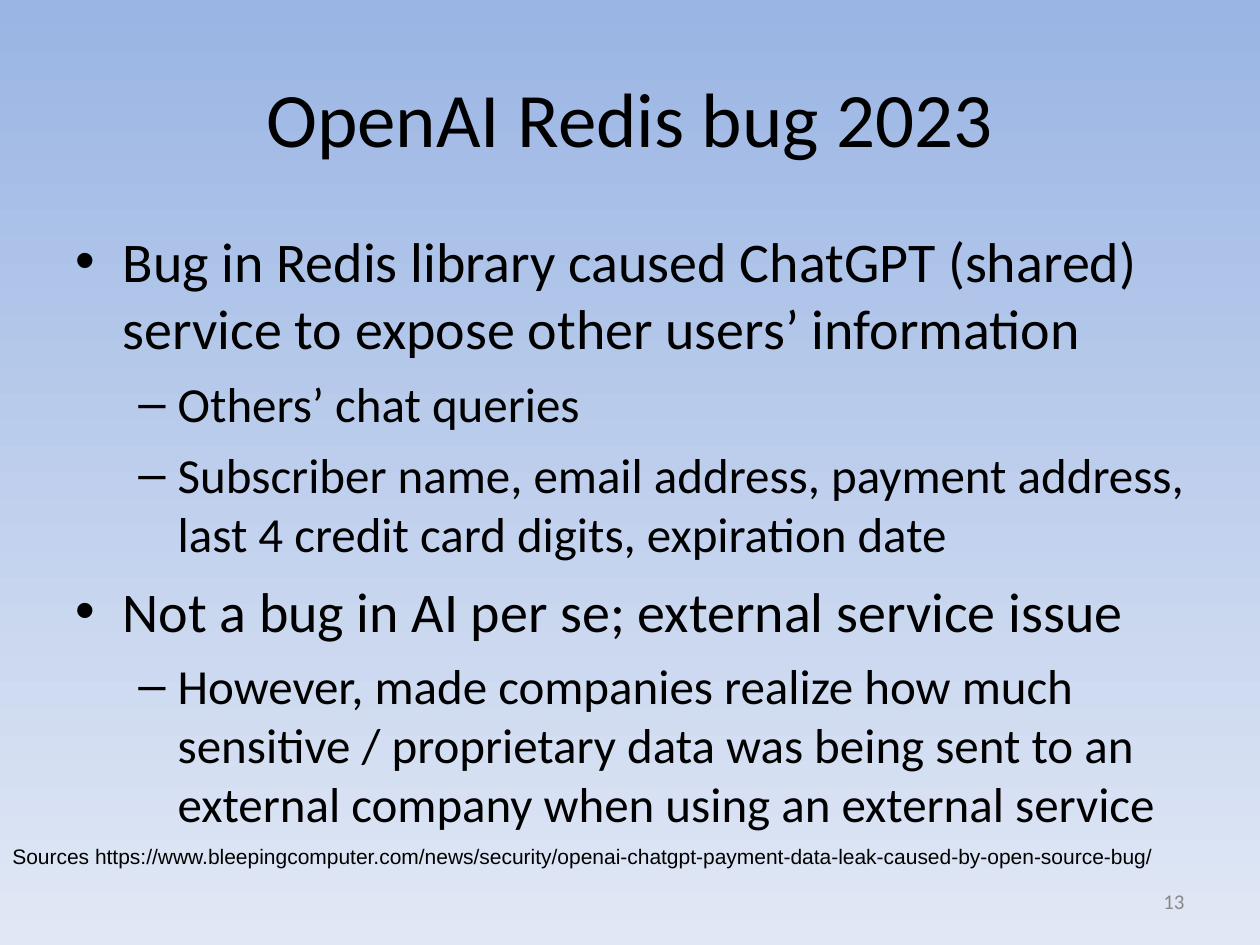
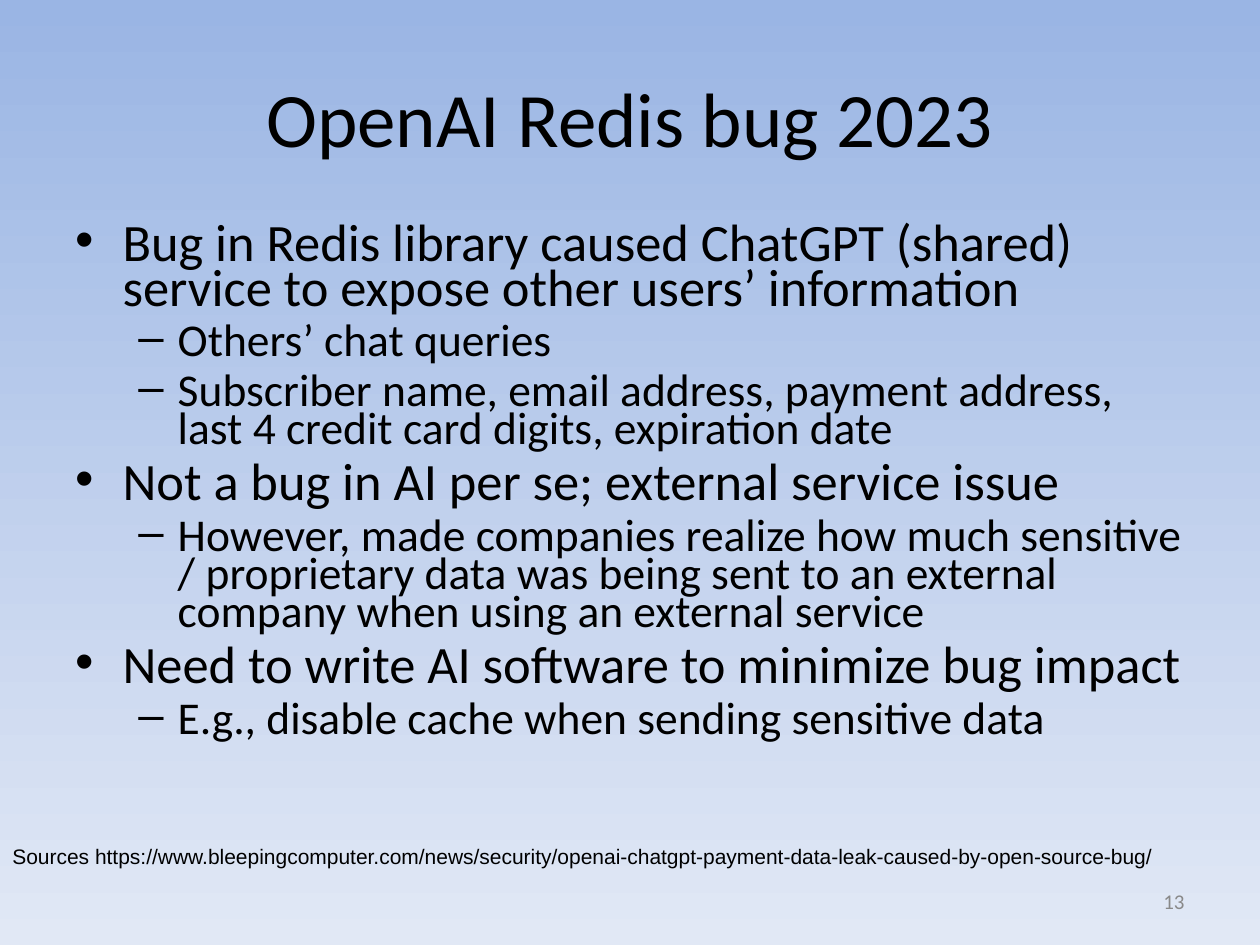
Before and after one commit to david-a-wheeler/david-a-wheeler.github.io, a slide deck: slide 13 of secure-class/presentations/Secure-Software-10-Misc.ppt. Drawn at 1260x945 pixels with LibreOffice and Linux fonts; fonts in the diff are those of the drawing. Boxes give left, top, right and bottom in pixels: in the first picture for what was removed or moved away, otherwise in the second. Text is boxed around its words. In the diff, an @@ line names an element or a change of style, - is before the commit and + after.

```diff
--- a/secure-class/presentations/Secure-Software-10-Misc.ppt
+++ b/secure-class/presentations/Secure-Software-10-Misc.ppt
@@ text at <box>123,223,1181,635</box>: size 32 to 30 pt in "Bug in Redis library caused ChatGPT (shared) ...", "Not a bug in AI per se; ..."; size 28 to 26 pt in "Others’ chat queries", "Subscriber name, email address, payment address, last ...", "However, made companies realize how much sensitive ..."; line spacing 1 to 0.7 @@
@@ text at <box>123,646,1180,742</box>: paragraphs added @@
+• Need to write AI software to minimize bug impact
+  – E.g., disable cache when sending sensitive data
```
Also in this commit, not shown: 1 other slide changed.
